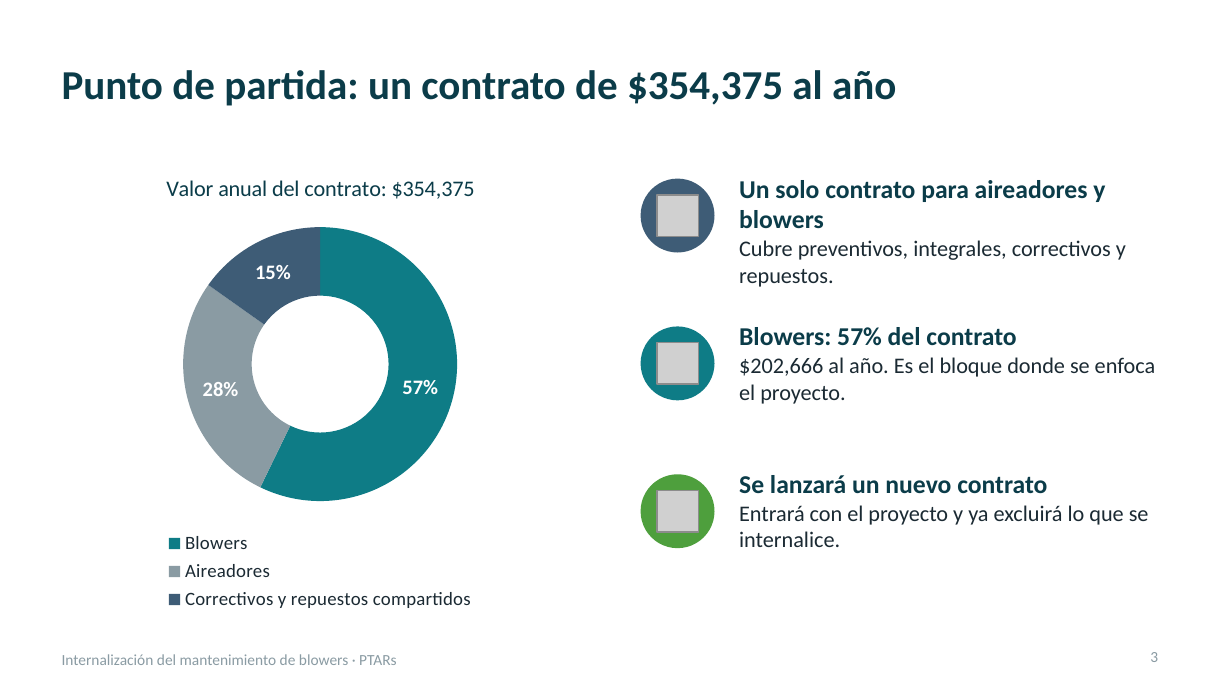
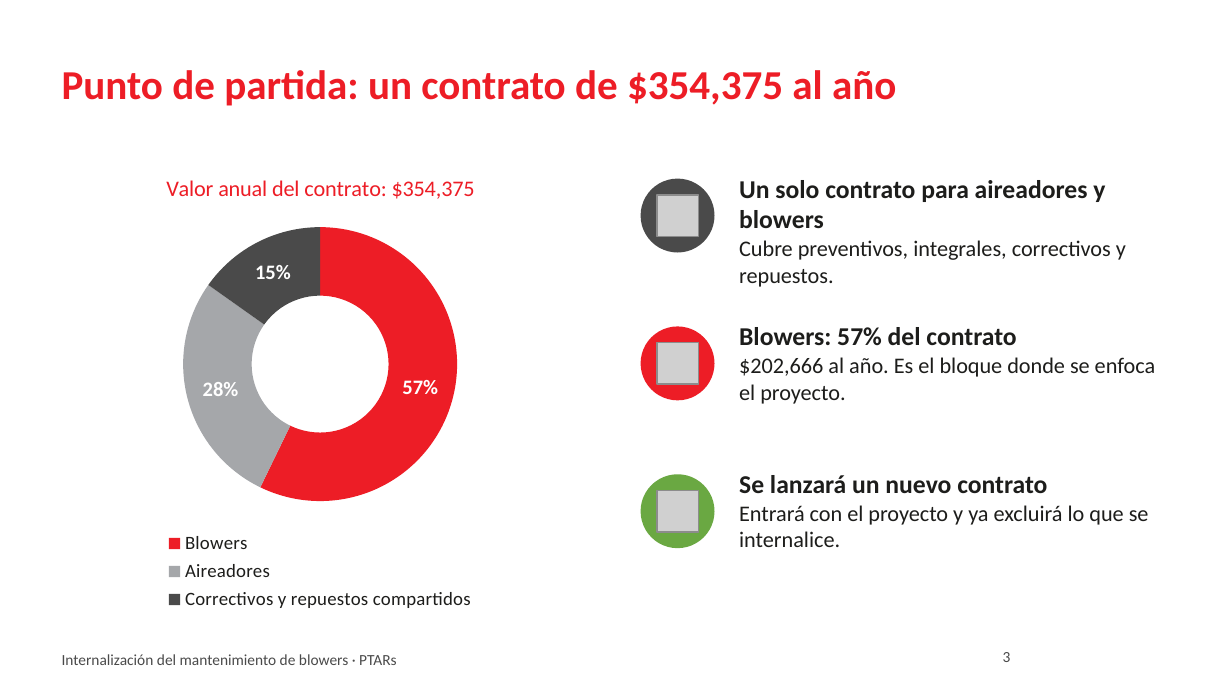
Before and after one commit to jjsamcar/Codigo-IA, a slide deck: slide 3 of presentaciones/Blowers_PTARs_Resumen_Gerencia.pptx. Drawn at 1232x693 pixels with LibreOffice and Linux fonts; fonts in the diff are those of the drawing; grey boxes stand for pictures; background and template pictures are left out. Boxes give left, top, right and bottom in pixels: in the first picture for what was removed or moved away, otherwise in the second. Text is boxed around its words. In the diff, an @@ line names an element or a change of style, - is before the commit and + after.

```diff
--- a/presentaciones/Blowers_PTARs_Resumen_Gerencia.pptx
+++ b/presentaciones/Blowers_PTARs_Resumen_Gerencia.pptx
@@ title "Punto de partida: un contrato ..." at [62, 70, 896, 106]: text colour #0B3C49 to #ED1D26 @@
@@ doughnut chart at [62, 154, 579, 616] @@
@@ colours of single points changed @@
@@ legend changed @@
@@ lettering changed @@
@@ ellipse at [641, 179, 715, 253]: fill #3E5C76 to #4A4A4A @@
@@ text "Un solo contrato para aireadores ..." at [739, 180, 1126, 287]: text colour #0B3C49 to #1D1D1B in "Un solo contrato para aireadores y blowers"; text colour #1B2A33 to #1D1D1B in "Cubre preventivos, integrales, correctivos y repuestos." @@
@@ ellipse at [641, 326, 715, 400]: fill #0E7C86 to #ED1D26 @@
@@ text "Blowers: 57% del contrato" at [739, 327, 1155, 404]: text colour #0B3C49 to #1D1D1B in "Blowers: 57% del contrato"; text colour #1B2A33 to #1D1D1B in "$202,666 al año. Es el bloque donde ..." @@
@@ ellipse at [641, 474, 715, 548]: fill #4E9F3D to #6AA842 @@
@@ text "Se lanzará un nuevo contrato" at [739, 475, 1149, 547]: text colour #0B3C49 to #1D1D1B in "Se lanzará un nuevo contrato"; text colour #1B2A33 to #1D1D1B in "Entrará con el proyecto y ya excluirá ..." @@
@@ text "Internalización del mantenimiento de blowers ..." at [62, 654, 397, 665]: text colour #8A9BA3 to #4A4A4A @@
@@ page number: place and size @@
-page number at [1150, 652, 1158, 662]
+page number at [1003, 652, 1011, 662]
@@ page number at [1003, 652, 1011, 662]: text colour #8A9BA3 to #4A4A4A @@
```
Also in this commit, not shown: 14 other slides changed.
